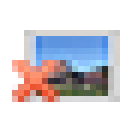
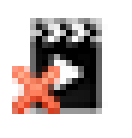
Layered file, before and after one edit (132x138). Changes by layer:
hid "delete image" over [12, 30, 120, 102]
added layer "delete video" above "图层 1" over [12, 18, 108, 114]
